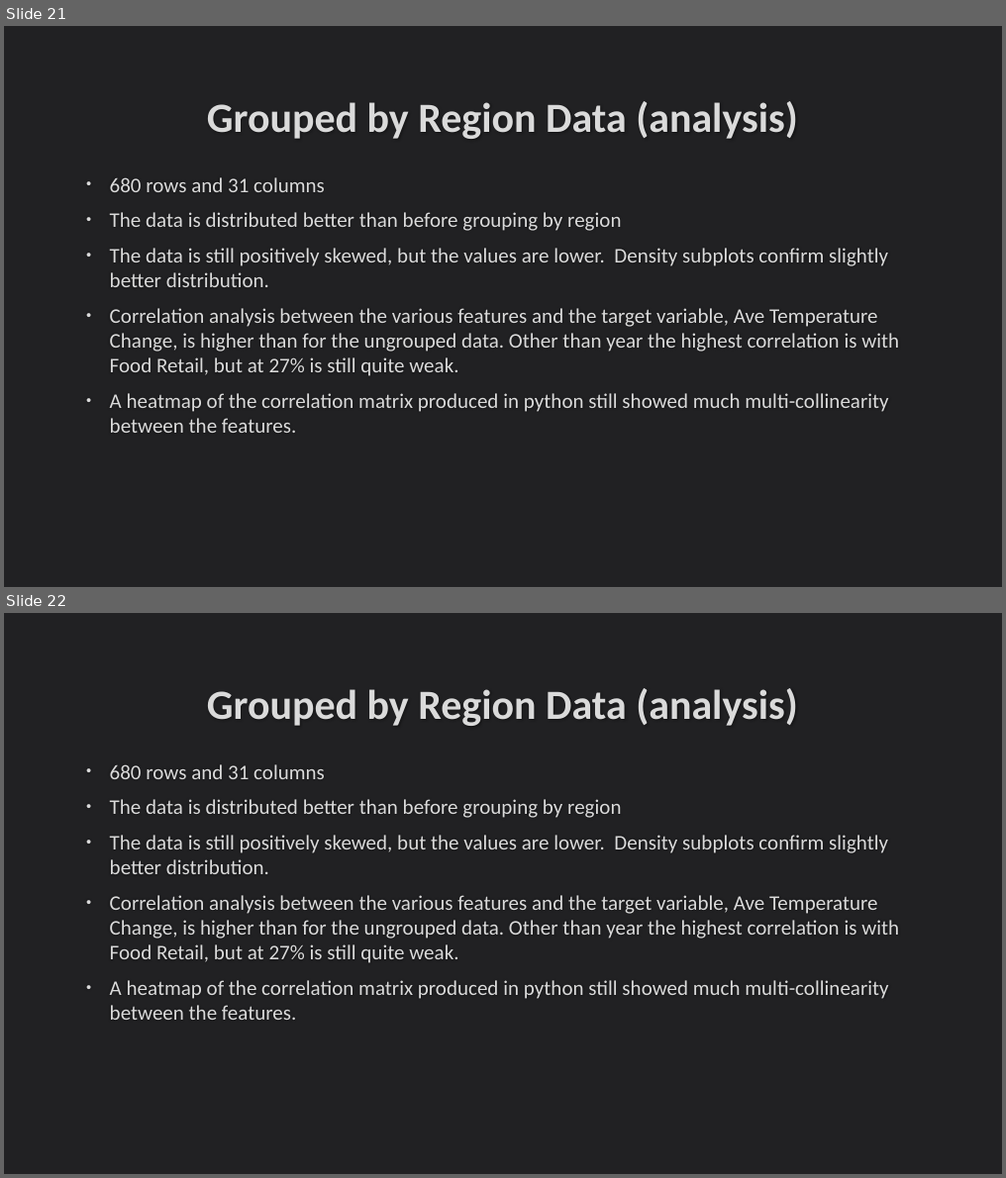
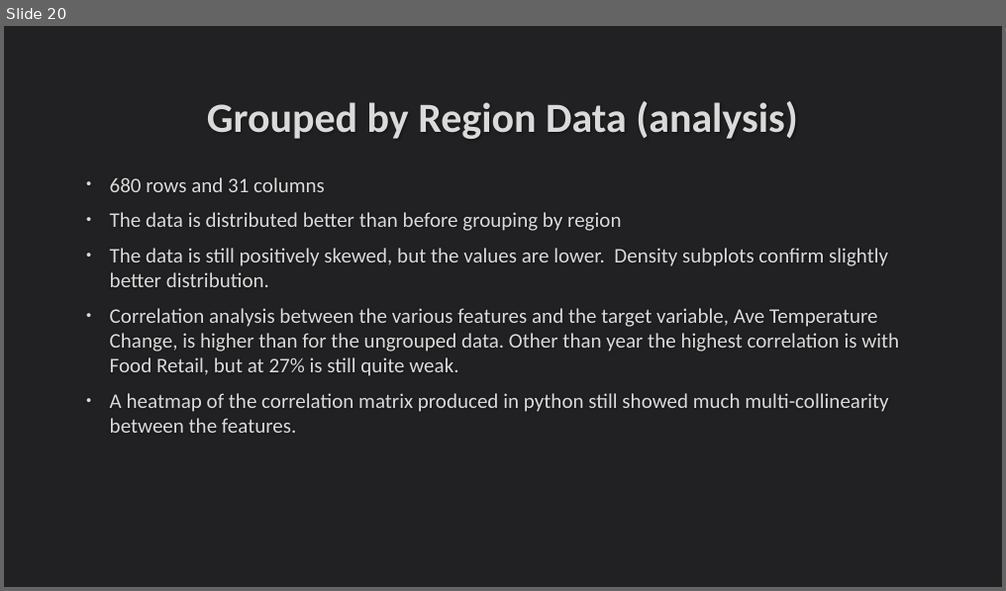
Before and after one commit to DavidFHarrison/2403PTDS_Regression_DH, a slide deck: Regression Project – PTDS 2403.pptx. Shown one above the other, each under a label of ours: slides 21 and 22 before the commit, slide 20 after it. The pictures are 1006x1178 and 1006x591 pixels, drawn with LibreOffice and Linux fonts; fonts in the diff are those of the drawing. Boxes give left, top, right and bottom in pixels: in the first picture for what was removed or moved away, otherwise in the second. Text is boxed around its words. In the diff, an @@ line names an element or a change of style, - is before the commit and + after.

```diff
--- a/Regression Project – PTDS 2403.pptx
+++ b/Regression Project – PTDS 2403.pptx
@@ slide 22 removed at [4,613,1002,1174], background #212123 @@
@@ title removed at [207,688,798,726] @@
-Grouped by Region Data (analysis)
@@ text removed at [110,764,899,1020] @@
-• 680 rows and 31 columns
-• The data is distributed better than before grouping by region
-• The data is still positively skewed, but the values are lower. Density subplots confirm slightly better distribution.
-• Correlation analysis between the various features and the target variable, Ave Temperature Change, is higher than for the ungrouped data. Other than year the highest correlation is with Food Retail, but at 27% is still quite weak.
-• A heatmap of the correlation matrix produced in python still showed much multi-collinearity between the features.
@@ what was slide 21 is now slide 20 @@
```
Also in this commit, not shown: 7 slides changed, 12 slides added, 6 other slides removed, 2 other files.
